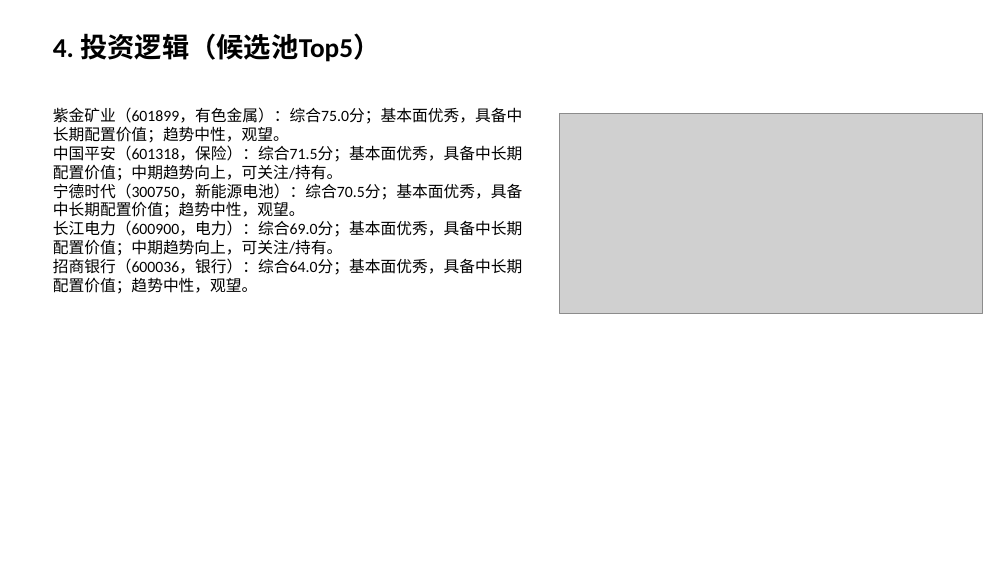
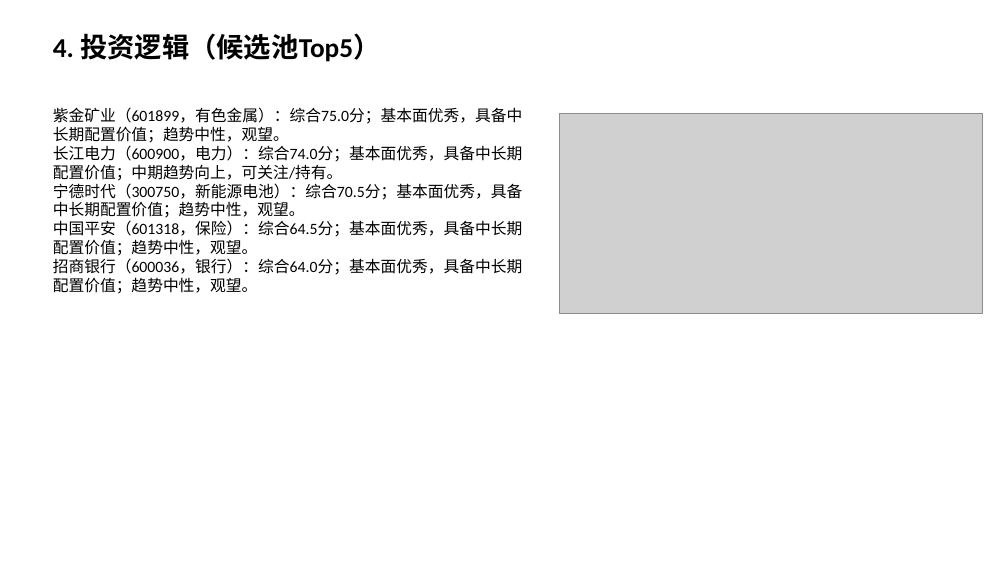
Before and after one commit to Albertdev12/pbl-workflow, a slide deck: slide 5 of outputs/12_中期路演.pptx. Drawn at 1008x567 pixels with LibreOffice and Linux fonts; fonts in the diff are those of the drawing; grey boxes stand for pictures. Boxes give left, top, right and bottom in pixels: in the first picture for what was removed or moved away, otherwise in the second. Text is boxed around its words. In the diff, an @@ line names an element or a change of style, - is before the commit and + after.

```diff
--- a/outputs/12_中期路演.pptx
+++ b/outputs/12_中期路演.pptx
@@ text at [53, 145, 523, 181]: text changed @@
-中国平安（601318，保险）：综合71.5分；基本面优秀，具备中长期配置价值；中期趋势向上，可关注/持有。
+长江电力（600900，电力）：综合74.0分；基本面优秀，具备中长期配置价值；中期趋势向上，可关注/持有。
@@ text at [53, 220, 523, 259]: text changed @@
-长江电力（600900，电力）：综合69.0分；基本面优秀，具备中长期配置价值；中期趋势向上，可关注/持有。
+中国平安（601318，保险）：综合64.5分；基本面优秀，具备中长期配置价值；趋势中性，观望。
```
Also in this commit, not shown: 3 other slides changed, 54 other files.
